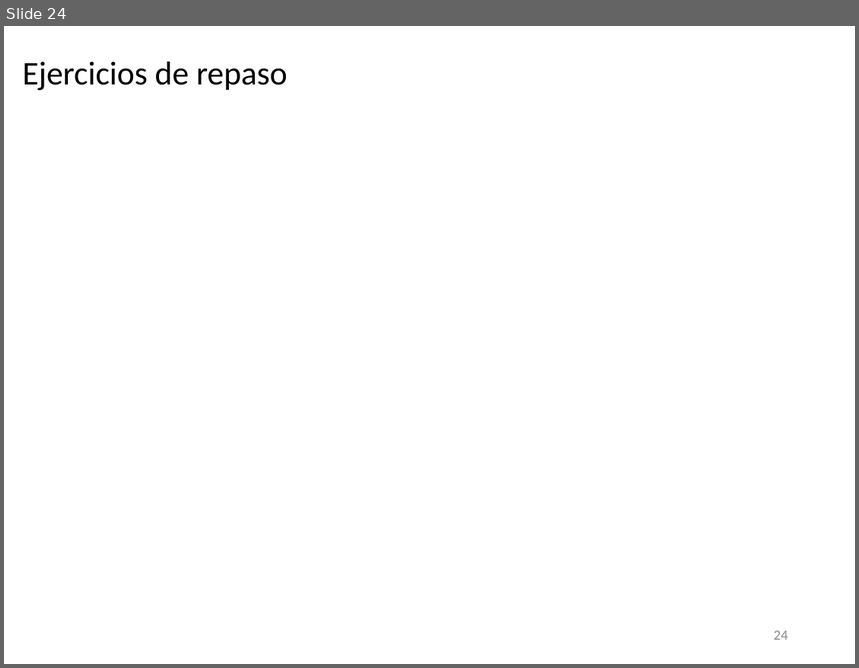
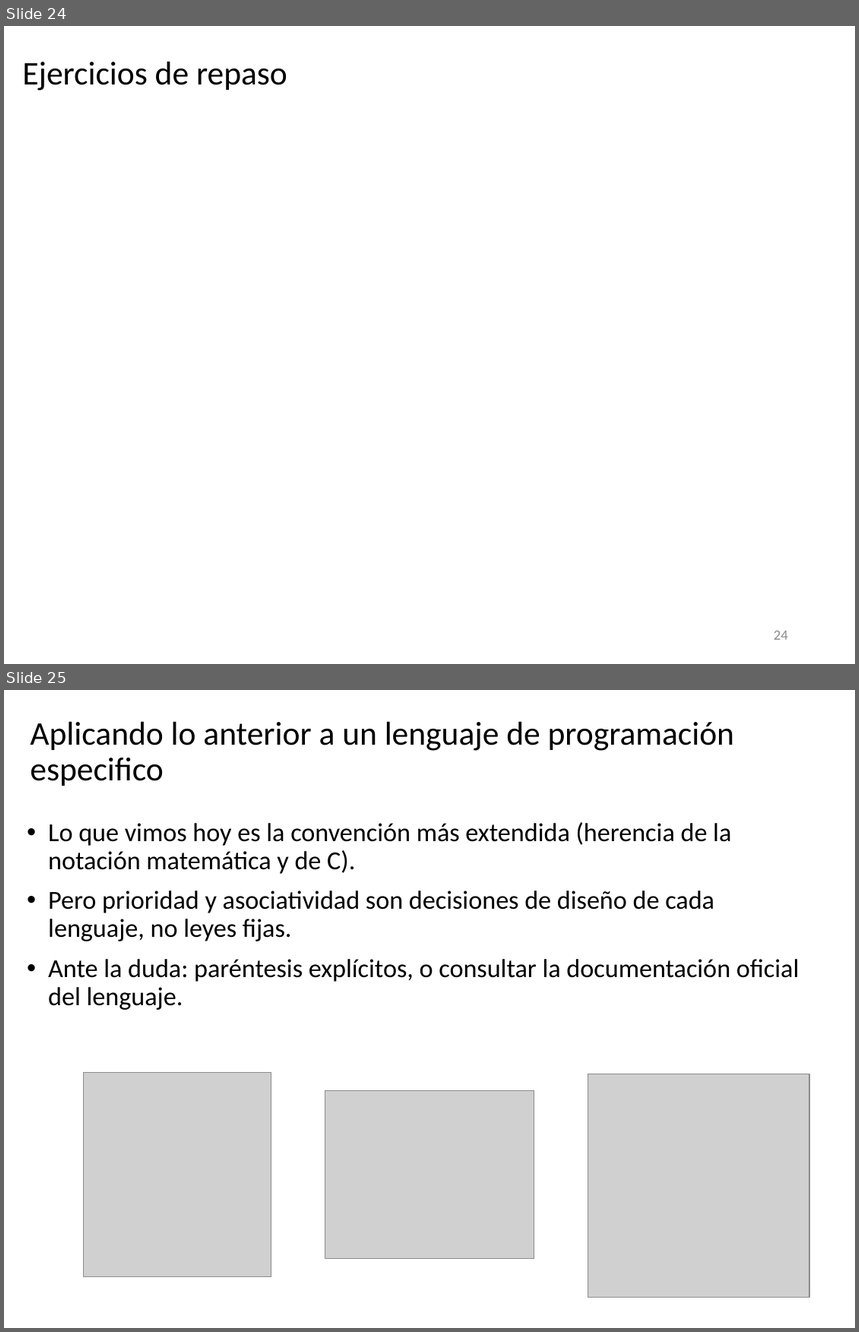
Before and after one commit to algoritmos-UdeA/logica1-20262, a slide deck: clases/4/teoria/clase-04.pptx. Shown one above the other, each under a label of ours: slide 24 before the commit, slides 24 and 25 after it. The pictures are 859x668 and 859x1332 pixels, drawn with LibreOffice and Linux fonts; fonts in the diff are those of the drawing; grey boxes stand for pictures. Boxes give left, top, right and bottom in pixels: in the first picture for what was removed or moved away, otherwise in the second. Text is boxed around its words. In the diff, an @@ line names an element or a change of style, - is before the commit and + after.

```diff
--- a/clases/4/teoria/clase-04.pptx
+++ b/clases/4/teoria/clase-04.pptx
@@ slide 25 added at <box>4,690,855,1328</box>, background #FFFFFF @@
@@ title added at <box>30,721,735,786</box>, 28 pt, text #000000 @@
+Aplicando lo anterior a un lenguaje de programación especifico
@@ text added at <box>48,822,800,1010</box>, 22 pt, text #000000 @@
+• Lo que vimos hoy es la convención más extendida (herencia de la notación matemática y de C).
+• Pero prioridad y asociatividad son decisiones de diseño de cada lenguaje, no leyes fijas.
+• Ante la duda: paréntesis explícitos, o consultar la documentación oficial del lenguaje.
@@ picture added at <box>83,1073,272,1278</box> @@
@@ picture added at <box>588,1074,810,1297</box> @@
@@ picture added at <box>325,1091,534,1258</box> @@
```
Also in this commit, not shown: 6 slides changed, 5 other slides added, 10 other files.
